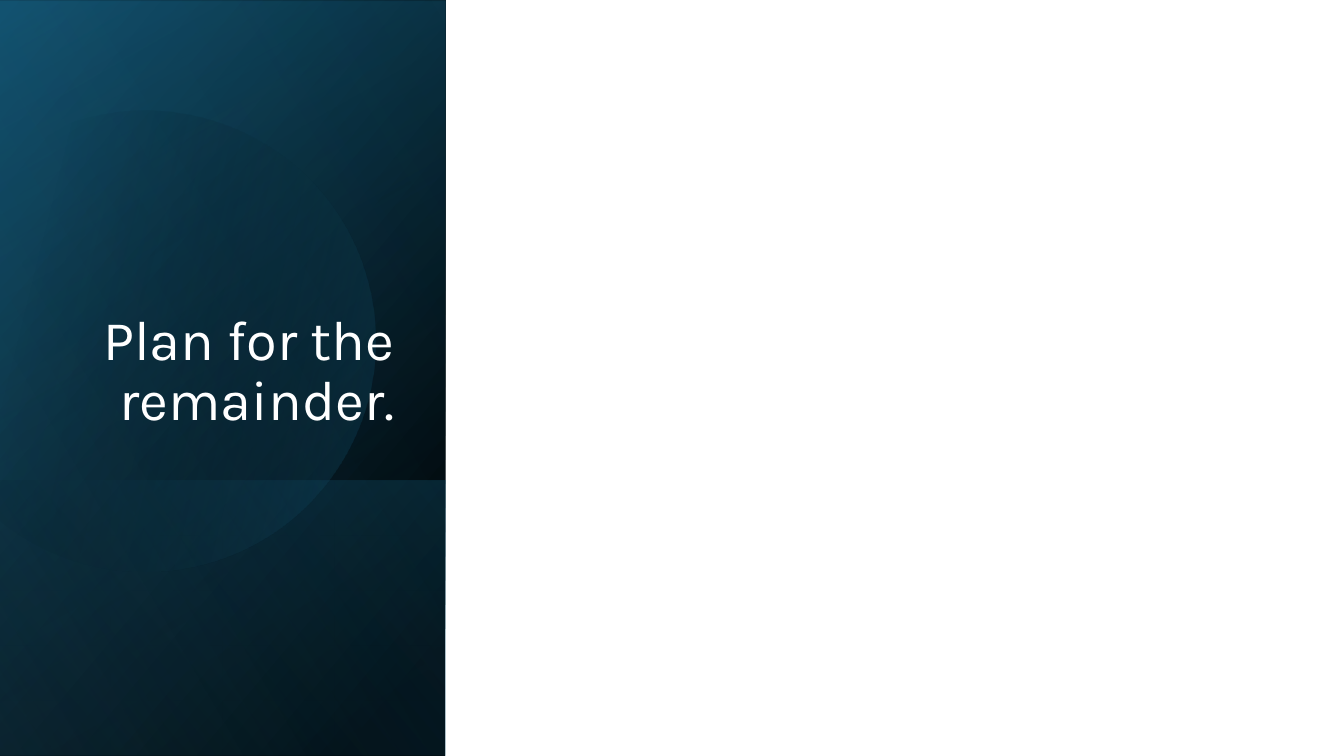
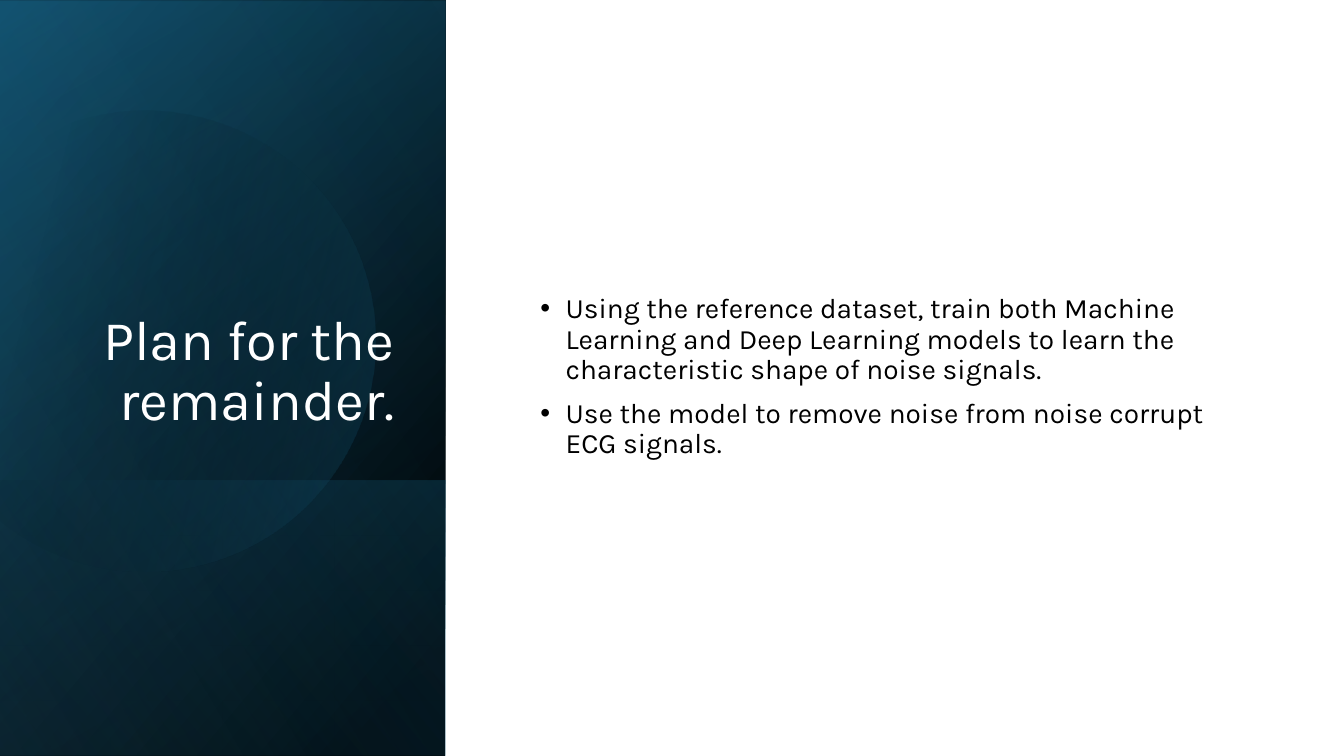
Before and after one commit to ben120-web/MSc-Project, a slide deck: slide 4 of Electrode Motion Denoising/reports/Exective Presentation.pptx. Drawn at 1344x756 pixels with LibreOffice and Linux fonts; fonts in the diff are those of the drawing. Boxes give left, top, right and bottom in pixels: in the first picture for what was removed or moved away, otherwise in the second. Text is boxed around its words. In the diff, an @@ line names an element or a change of style, - is before the commit and + after.

```diff
--- a/Electrode Motion Denoising/reports/Exective Presentation.pptx
+++ b/Electrode Motion Denoising/reports/Exective Presentation.pptx
@@ text added at bbox=[566, 298, 1203, 460], 20 pt, text #000000 @@
+• Using the reference dataset, train both Machine Learning and Deep Learning models to learn the characteristic shape of noise signals.
+• Use the model to remove noise from noise corrupt ECG signals.
```
Also in this commit, not shown: 1 other slide changed, 1 slide added, 1 slide removed, 1 other file.
